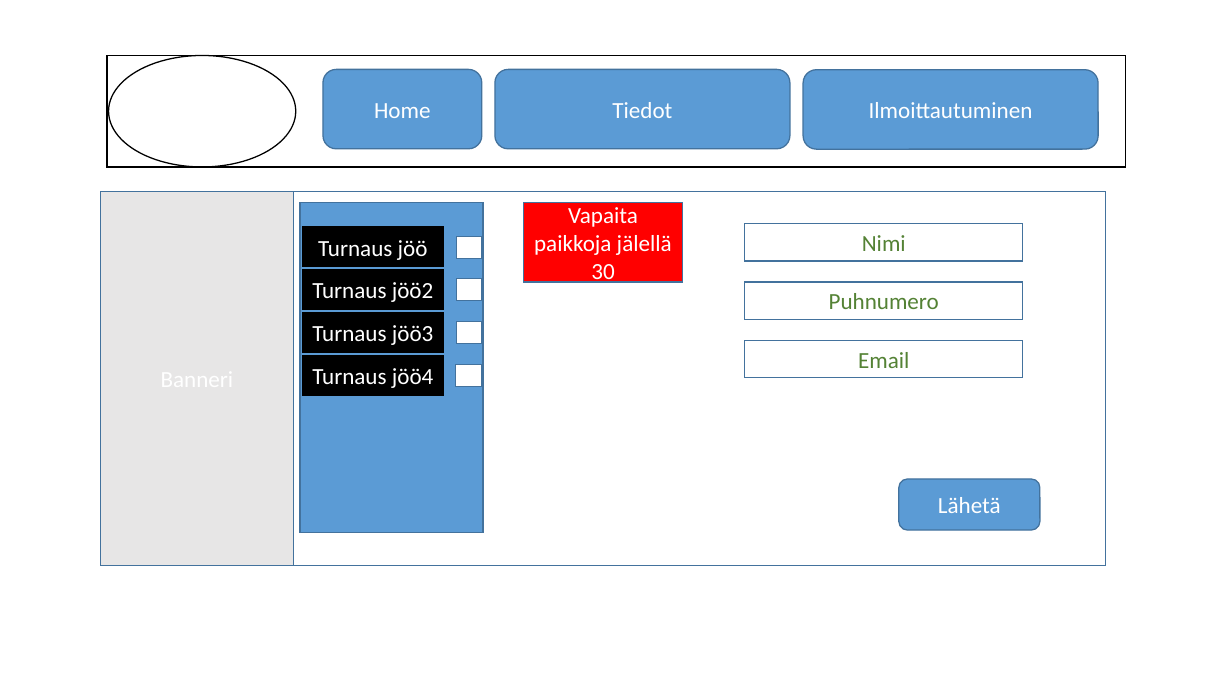
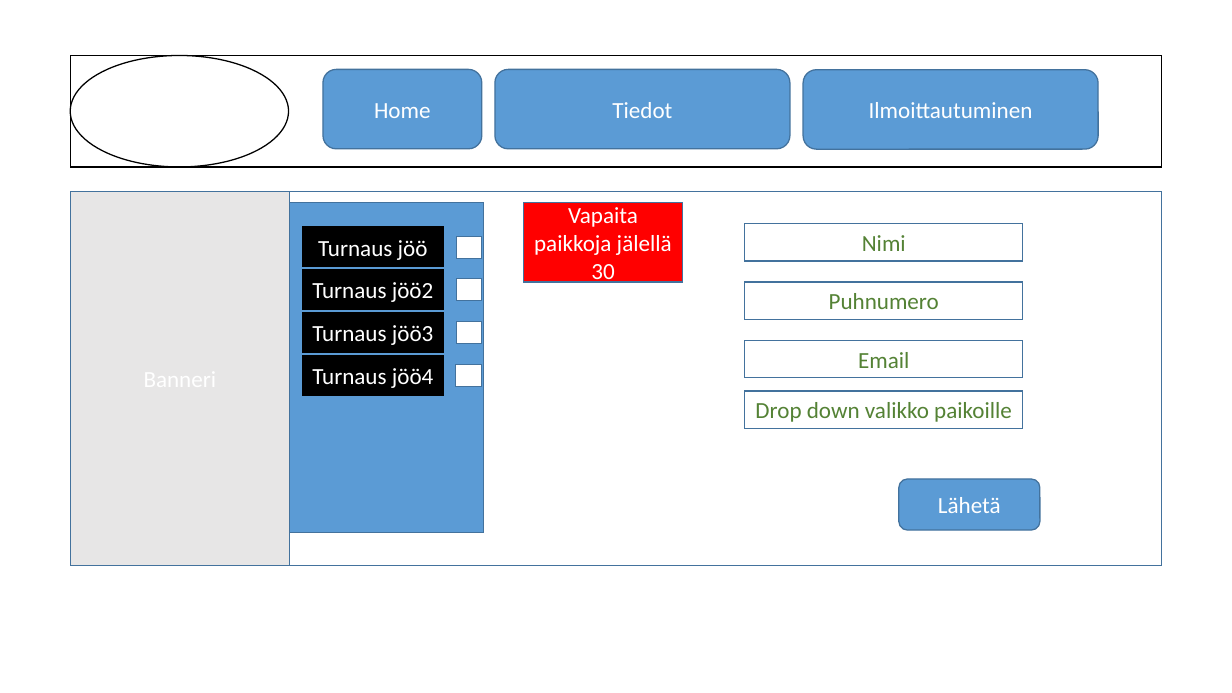
Before and after one commit to Hobitti/leenankurssi, a slide deck: slide 9 of Sivusuunitelma.pptx (slide 7 before the commit). Drawn at 1232x693 pixels with LibreOffice and Linux fonts; fonts in the diff are those of the drawing; background and template pictures are left out. Boxes give left, top, right and bottom in pixels: in the first picture for what was removed or moved away, otherwise in the second. Text is boxed around its words. In the diff, an @@ line names an element or a change of style, - is before the commit and + after.

```diff
--- a/Sivusuunitelma.pptx
+++ b/Sivusuunitelma.pptx
@@ ellipse "Logo": place and size @@
-ellipse "Logo" at <box>109,55,297,167</box>
+ellipse "Logo" at <box>70,55,288,167</box>
@@ rectangle: place and size @@
-rectangle at <box>107,55,1126,167</box>
+rectangle at <box>70,55,1162,167</box>
@@ rectangle "Banneri": place and size @@
-rectangle "Banneri" at <box>101,191,294,566</box>
+rectangle "Banneri" at <box>70,191,289,566</box>
@@ rectangle: place and size @@
-rectangle at <box>294,191,1106,566</box>
+rectangle at <box>288,191,1162,566</box>
@@ rectangle: place and size @@
-rectangle at <box>300,202,483,532</box>
+rectangle at <box>289,202,483,532</box>
@@ rectangle added at <box>745,391,1023,428</box>, fill #FFFFFF, outline #43739E 1 pt, 18 pt, text #548235 @@
+Drop down valikko paikoille
```
Also in this commit, not shown: 3 other slides changed, 2 slides added, 5 other files.
